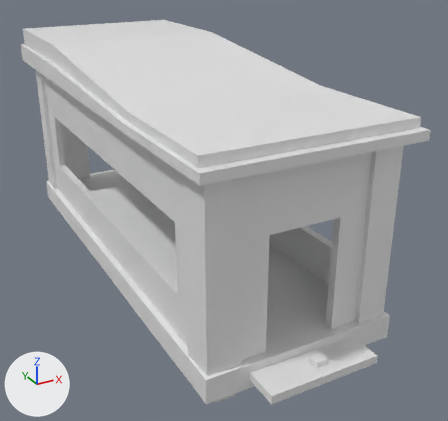
Before and after pictures for a commit that changed the FBX model Assets/Assets/Assests3D/Wagon/FinalAssets/Wagon_LowHeat.fbx.
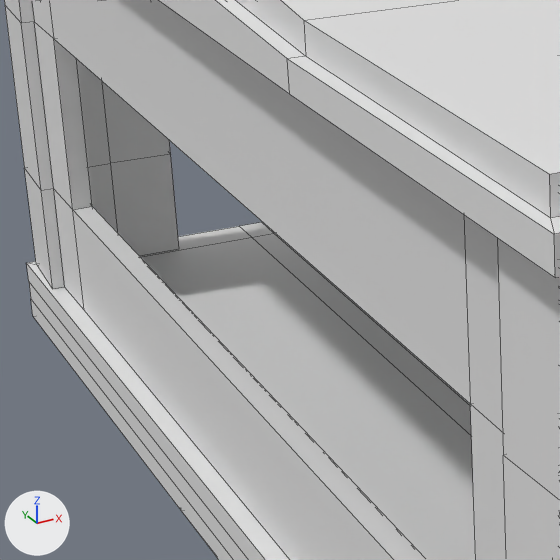
The first picture shows the older version from a 50 mm camera at (-4.92, -15.22, 5.91) aimed at (0.59, -5.21, 0.91). The close-ups show the older and then the newer version on the part from 9% to 45% of the width and 25% to 64% of the height of that picture. Only the edits that show in the close-ups are written down. Every picture has the same lights, and +X, +Y and +Z are marked at lower left. The close-ups show mesh edges as thin lines. Where no turn or scale is listed for an object, it has been applied to the vertices.

The first close-up shows 'Body.002', 'Cube', 'Floor'.
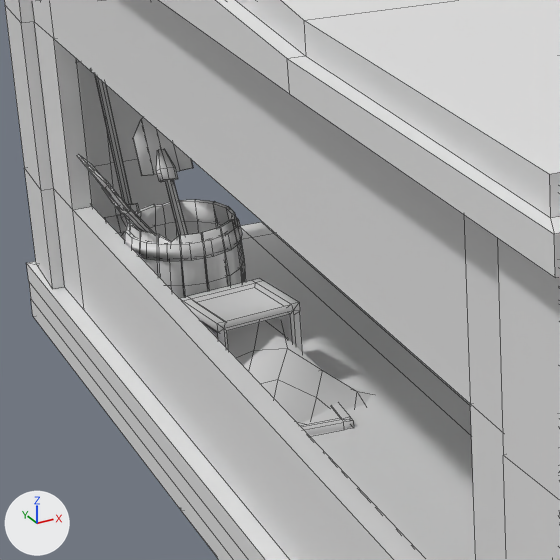
Where the newer file only moved an object's origin or applied its transform, the numbers keep the older frame.

Location of each change, (x1, y1, x2, y2) in pixels of the close-ups (560 x 560 px):
'Objetos_Dentro.002', added
    after: (77, 60, 372, 436)

The edits, one by one:
Mesh me_cylinder_012 is new.
It has 2345 vertices, 2451 faces and spans x -1.78..1.39, y -8.74..-0.02, z 0.02..1.84.
It uses material mat_material_003 (white #e7e7e7).
Object 'Objetos_Dentro.002' (ob_objetos_dentro_002) is new; it shows me_cylinder_012.
Its location is (0.0, 0.0, 0.0).
